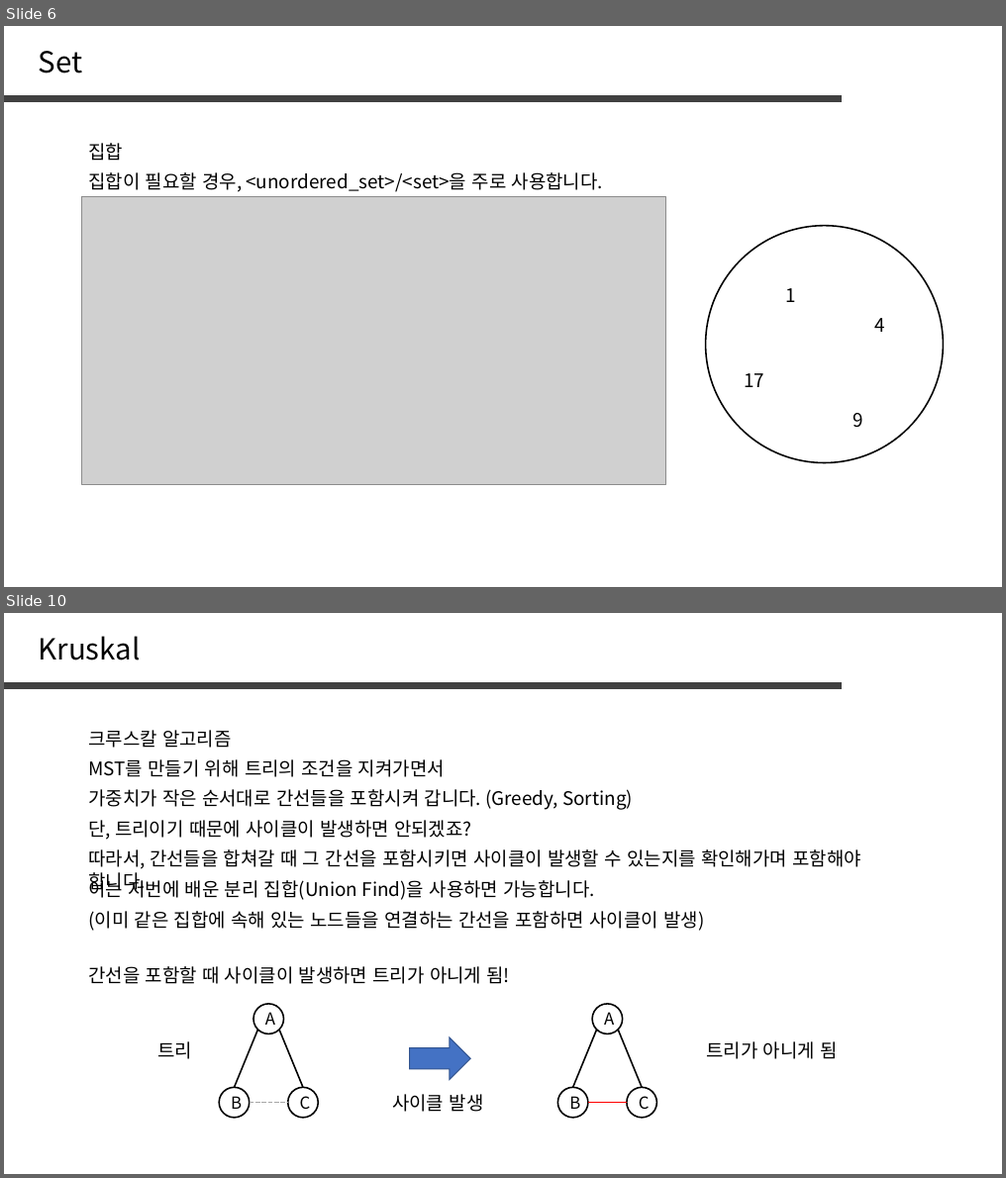
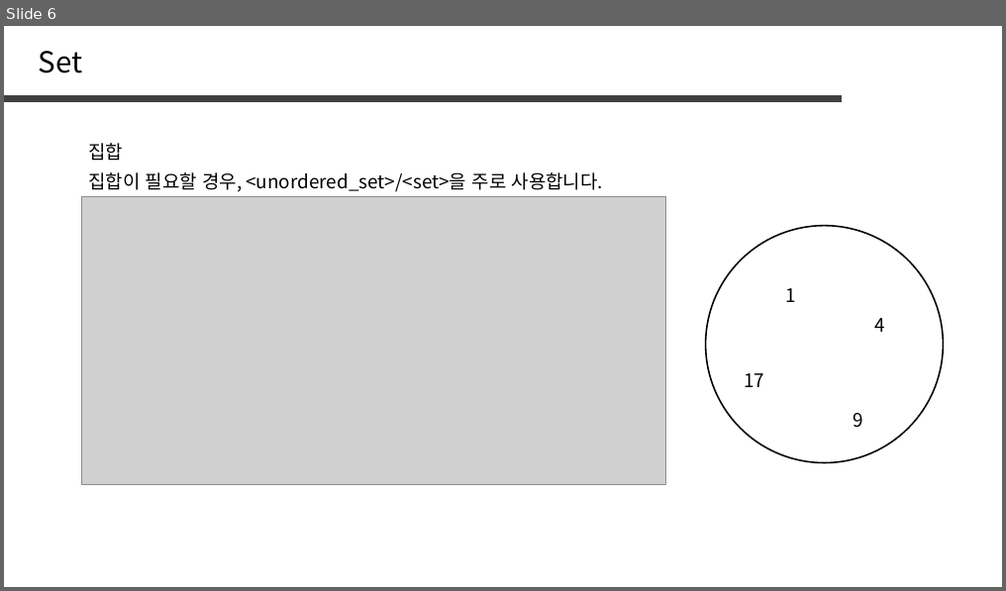
Before and after one commit to jaehoo1/PS-study, a slide deck: study/15_Hash Set, Hash Map.pptx. Shown one above the other, each under a label of ours: slides 6 and 10 before the commit, slide 6 after it; the slides between them are not shown. The pictures are 1006x1178 and 1006x591 pixels, drawn with LibreOffice and Linux fonts; fonts in the diff are those of the drawing; grey boxes stand for pictures. Boxes give left, top, right and bottom in pixels: in the first picture for what was removed or moved away, otherwise in the second. Text is boxed around its words. In the diff, an @@ line names an element or a change of style, - is before the commit and + after.

```diff
--- a/study/15_Hash Set, Hash Map.pptx
+++ b/study/15_Hash Set, Hash Map.pptx
@@ slide 10 removed at (x1=4, y1=613, x2=1002, y2=1174), background #FFFFFF @@
@@ text removed at (x1=39, y1=636, x2=141, y2=661) @@
-Kruskal
@@ line removed from (4, 685) to (843, 685) @@
@@ text removed at (x1=88, y1=730, x2=232, y2=748) @@
-크루스칼 알고리즘
@@ text removed at (x1=88, y1=760, x2=445, y2=777) @@
-MST를 만들기 위해 트리의 조건을 지켜가면서
@@ text removed at (x1=88, y1=789, x2=633, y2=810) @@
-가중치가 작은 순서대로 간선들을 포함시켜 갑니다. (Greedy, Sorting)
@@ text removed at (x1=88, y1=820, x2=472, y2=840) @@
-단, 트리이기 때문에 사이클이 발생하면 안되겠죠?
@@ text removed at (x1=88, y1=850, x2=861, y2=869) @@
-따라서, 간선들을 합쳐갈 때 그 간선을 포함시키면 사이클이 발생할 수 있는지를 확인해가며 포함해야 합니다.
@@ text removed at (x1=88, y1=876, x2=595, y2=900) @@
-이는 저번에 배운 분리 집합(Union Find)을 사용하면 가능합니다.
@@ text removed at (x1=88, y1=911, x2=704, y2=931) @@
-(이미 같은 집합에 속해 있는 노드들을 연결하는 간선을 포함하면 사이클이 발생)
@@ text removed at (x1=88, y1=966, x2=510, y2=984) @@
-간선을 포함할 때 사이클이 발생하면 트리가 아니게 됨!
@@ ellipse removed at (x1=253, y1=1004, x2=283, y2=1034) @@
-A
@@ ellipse removed at (x1=592, y1=1004, x2=623, y2=1034) @@
-A
@@ text removed at (x1=157, y1=1042, x2=192, y2=1059) @@
-트리
@@ line removed from (235, 1087) to (257, 1030) @@
@@ line removed from (303, 1087) to (279, 1030) @@
@@ right arrow removed at (x1=410, y1=1038, x2=470, y2=1079) @@
@@ line removed from (573, 1087) to (597, 1030) @@
@@ line removed from (642, 1087) to (618, 1030) @@
@@ text removed at (x1=707, y1=1042, x2=837, y2=1059) @@
-트리가 아니게 됨
@@ ellipse removed at (x1=219, y1=1087, x2=249, y2=1118) @@
-B
@@ ellipse removed at (x1=288, y1=1087, x2=318, y2=1118) @@
-C
@@ ellipse removed at (x1=558, y1=1087, x2=588, y2=1118) @@
-B
@@ ellipse removed at (x1=627, y1=1087, x2=656, y2=1118) @@
-C
@@ line removed from (250, 1103) to (288, 1103) @@
@@ text removed at (x1=392, y1=1094, x2=484, y2=1112) @@
-사이클 발생
@@ line removed from (588, 1103) to (627, 1103) @@
```
Also in this commit, not shown: 1 slide changed, 3 slides added, 12 other slides removed.
